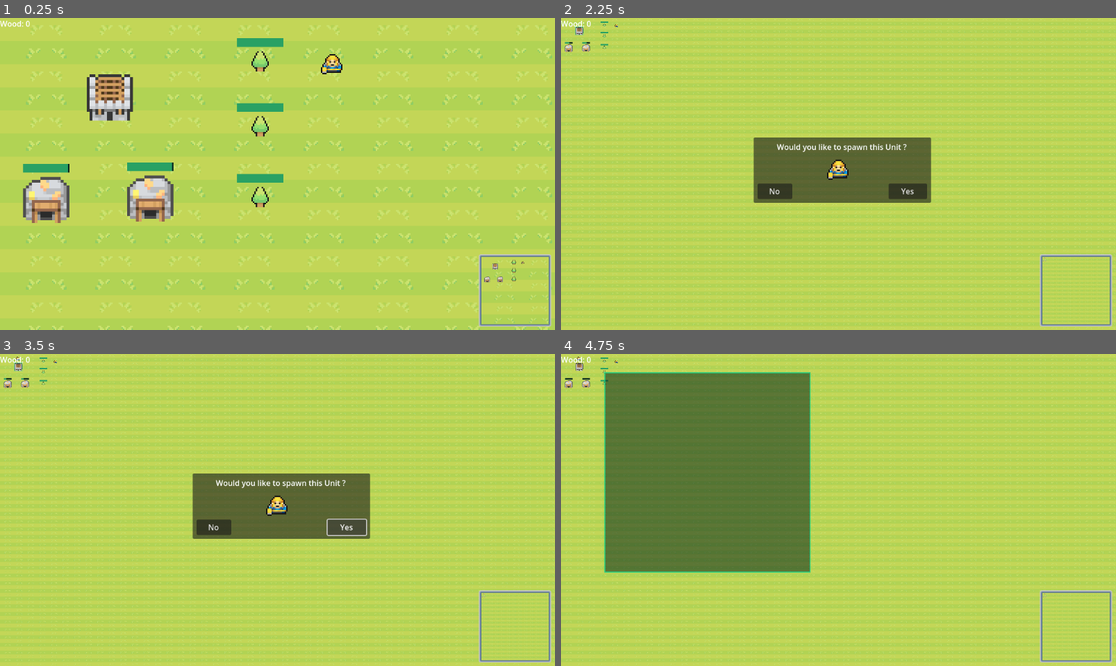
Above: before the commit, frames 1-4 (two rows, left to right).
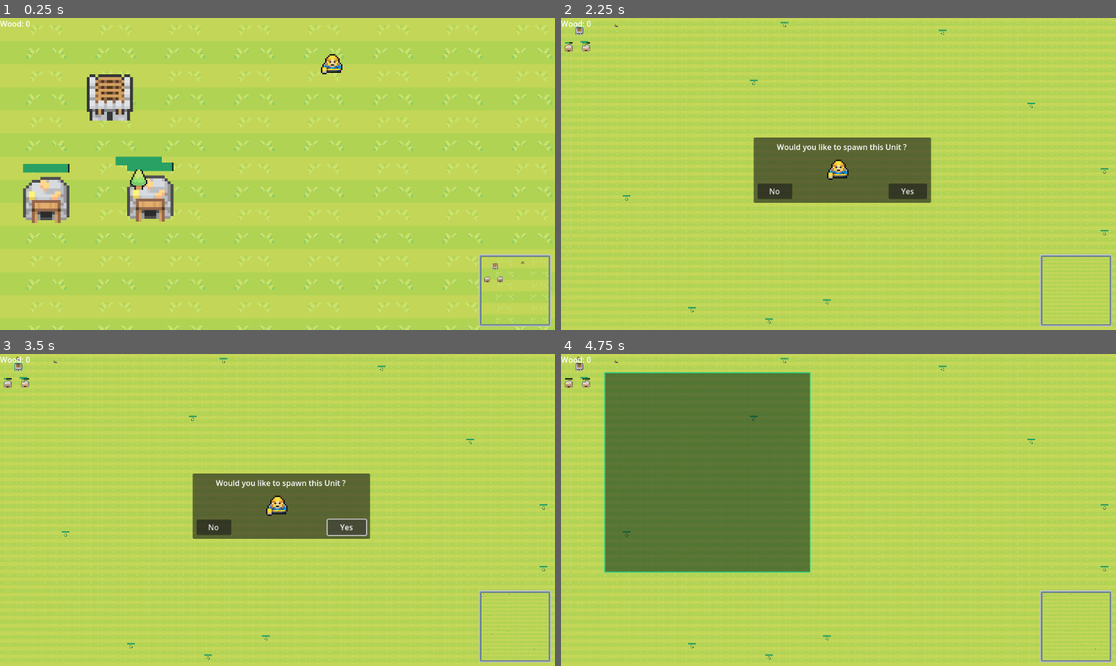
Above: after the commit, the same moments.

Repository: Luxiorawa/godot-coding-quest-rts
Game: Godot game, scene res://world.tscn
Same seed, same stepped clock (60 frames per second), same inputs: the game is played once before the commit and once after it.
Inputs (mouse positions are in pixels of both pictures, inside the frame that each line leads up to):
- Up to frame 1 (0.25 s): no input
- Up to frame 2 (2.25 s): tap Enter at 0.5 s; drag from (672, 96) to (821, 61) at 0.52 s; drag from (727, 189) to (821, 61) at 1.27 s; move the mouse to (894, 105) at 2.02 s; hold Right (Right) from 2.03 s (still down); tap Mouse wheel down (WheelDown) at 2.1 s
- Up to frame 3 (3.5 s): release Right (Right) at 2.75 s; click "Yes" at 2.75 s
- Up to frame 4 (4.75 s): click "No" at 3.5 s; tap Space at 4.25 s; drag from (810, 572) to (605, 372) at 4.27 s

The runs differ from the first frame. In frame 1, 1.5% of the frame differs, in the area x 20-93%, y 6-85%; in frame 2, 0.2%; in frame 3, 0.2%; in frame 4, 0.2%.

Commit message:
feat: add random tree spawn

Diff:
--- /dev/null
+++ b/Objects.gd
@@ -0,0 +1,37 @@
+extends Node2D
+
+@onready var tree := preload("res://World Objects/tree.tscn")
+@onready var house := preload("res://Houses/coin_house.tscn")
+
+const tileSize := 16
+const gridSize := Vector2(160, 160)
+const numberOfTree := 20
+
+var grid: Array[Array] = []
+
+func _ready() -> void:
+	fillArray()
+
+	var positions := []
+	var treePlaced := 0
+	while treePlaced < numberOfTree:
+		var xCoords := randi() % int(gridSize.x)
+		var yCoords := randi() % int(gridSize.y)
+		var gridPosition := Vector2(xCoords, yCoords)
+		if not gridPosition in positions:
+			var newTree: TreeWorldObject = tree.instantiate()
+			newTree.position = gridPosition * tileSize
+			newTree.name = "Tree" + str(treePlaced)
+			add_child(newTree)
+			positions.append(gridPosition)
+			grid[xCoords][yCoords] = newTree.name
+			treePlaced += 1
+
+func fillArray() -> void:
+	# On va remplir un tableau à 2 dimensions, qui fera office de Tilemap custom.
+	# La première boucle créer 160x un tableau vide (qui feront office de "ligne")
+	# Et la deuxième boucle créera 160x celulle "null" (qui feront office de "colonne", et qui créeront donc des cellules)
+	for x in range(gridSize.x):
+		grid.append([])
+		for y in range(gridSize.y):
+			grid[x].append(null)
--- a/world.tscn
+++ b/world.tscn
@@ -5,7 +5,7 @@
 [ext_resource type="PackedScene" uid="uid://clt8glnw8snt7" path="res://UI/UI.tscn" id="1_x7c0n"]
 [ext_resource type="Texture2D" uid="uid://i10bximvko5u" path="res://images/MiniWorldSprites/Ground/TexturedGrass.png" id="2_v2o3q"]
 [ext_resource type="PackedScene" uid="uid://ckqjofc734gxc" path="res://Unit/unit.tscn" id="3_p0cuk"]
-[ext_resource type="PackedScene" uid="uid://btxgm5xx5k723" path="res://World Objects/tree.tscn" id="5_grsx7"]
+[ext_resource type="Script" path="res://Objects.gd" id="6_du07w"]
 [ext_resource type="PackedScene" uid="uid://cs88xpu61dhwp" path="res://Houses/coin_house.tscn" id="7_7t85d"]
 [ext_resource type="PackedScene" uid="uid://dlyyviojwkopk" path="res://Houses/BarbHouse.tscn" id="7_jcmmf"]
 
@@ -40,15 +40,7 @@
 
 [node name="Objects" type="Node2D" parent="."]
 y_sort_enabled = true
-
-[node name="Tree" parent="Objects" instance=ExtResource("5_grsx7")]
-position = Vector2(180, 30)
-
-[node name="Tree2" parent="Objects" instance=ExtResource("5_grsx7")]
-position = Vector2(180, 75)
-
-[node name="Tree3" parent="Objects" instance=ExtResource("5_grsx7")]
-position = Vector2(180, 124)
+script = ExtResource("6_du07w")
 
 [node name="Houses" type="Node2D" parent="."]
 y_sort_enabled = true
